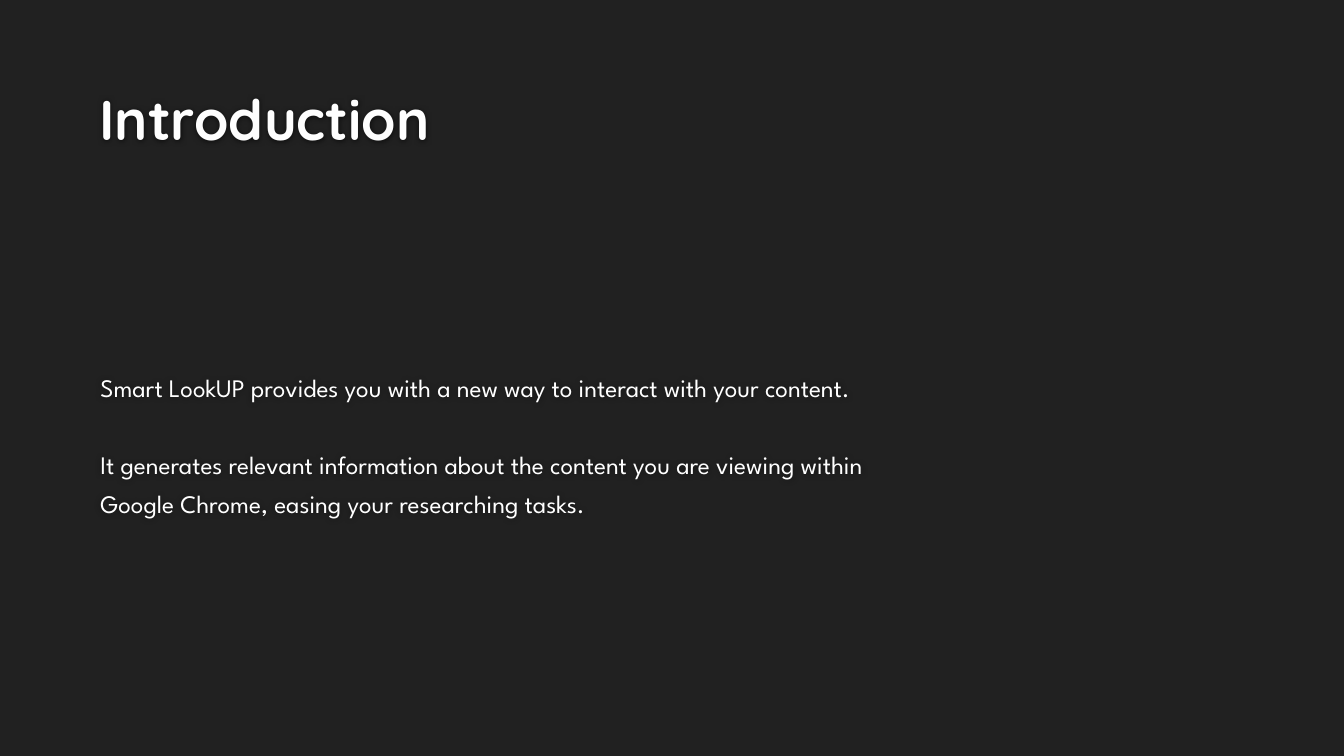
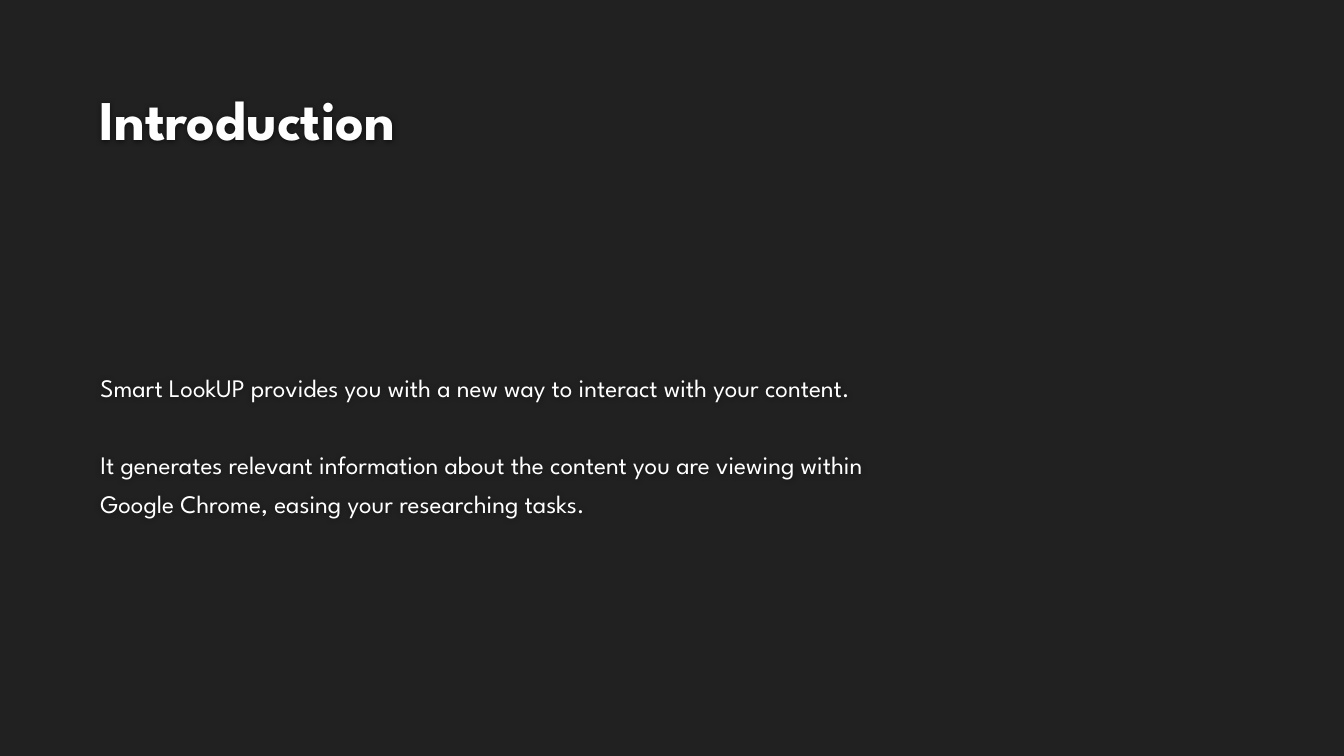
Before and after one commit to Pranshu258/SmartLookup, a slide deck: slide 2 of Documents/Smart LookUP.pptx. Drawn at 1344x756 pixels with LibreOffice and Linux fonts; fonts in the diff are those of the drawing; background and template pictures are left out. Boxes give left, top, right and bottom in pixels: in the first picture for what was removed or moved away, otherwise in the second. Text is boxed around its words. In the diff, an @@ line names an element or a change of style, - is before the commit and + after.

```diff
--- a/Documents/Smart LookUP.pptx
+++ b/Documents/Smart LookUP.pptx
@@ title "Introduction" at [99,101,395,141]: font Quicksand to League Spartan @@
```
Also in this commit, not shown: 1 other slide changed, 1 slide removed.
